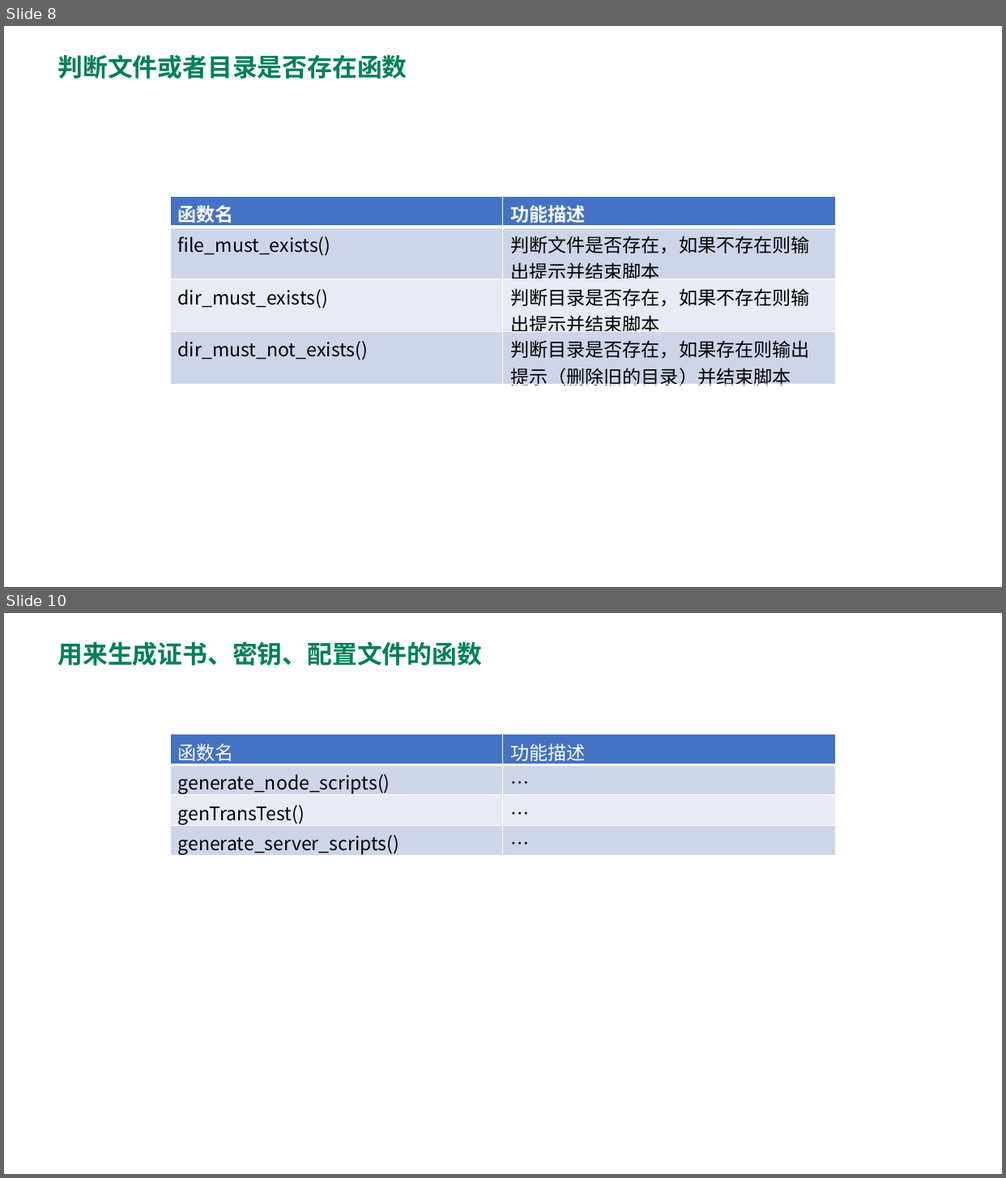
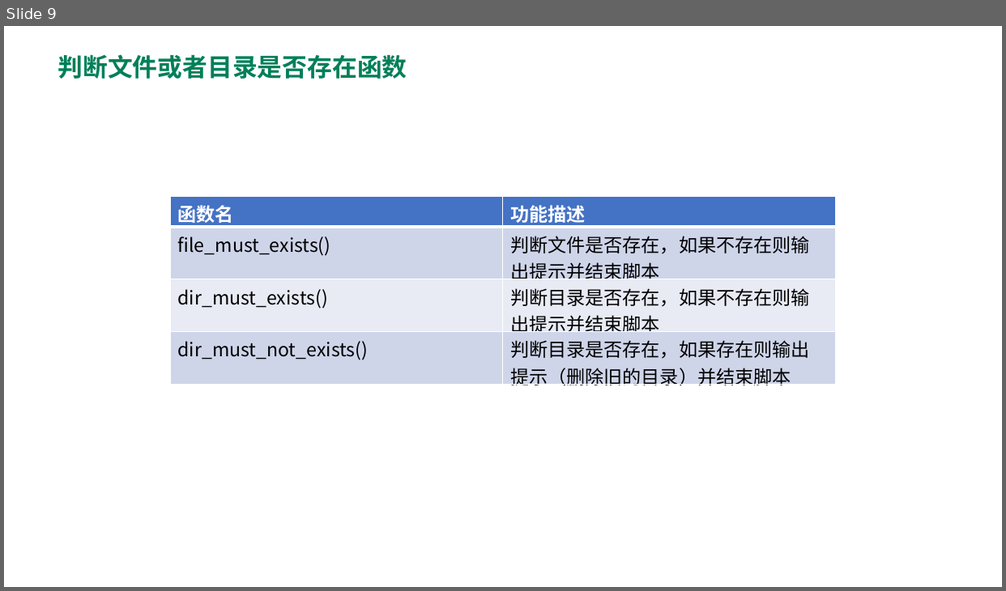
Before and after one commit to blockchaingroup4/webank, a slide deck: 汇报资料/Group4_脚本研读.pptx. Shown one above the other, each under a label of ours: slides 8 and 10 before the commit, slide 9 after it; the slides between them are not shown. The pictures are 1006x1178 and 1006x591 pixels, drawn with LibreOffice and Linux fonts; fonts in the diff are those of the drawing. Boxes give left, top, right and bottom in pixels: in the first picture for what was removed or moved away, otherwise in the second. Text is boxed around its words. In the diff, an @@ line names an element or a change of style, - is before the commit and + after.

```diff
--- a/汇报资料/Group4_脚本研读.pptx
+++ b/汇报资料/Group4_脚本研读.pptx
@@ slide 10 removed at (4, 613, 1002, 1174), background #FFFFFF @@
@@ text removed at (58, 641, 483, 666) @@
-用来生成证书、密钥、配置文件的函数
@@ table removed at (170, 735, 835, 858), 4 rows, 2 columns @@
-函数名 | 功能描述
-generate_node_scripts() | …
-genTransTest() | …
-generate_server_scripts() | …
@@ what was slide 8 is now slide 9 @@
```
Also in this commit, not shown: 6 slides changed, 6 slides added, 1 other slide removed, 22 other files.
